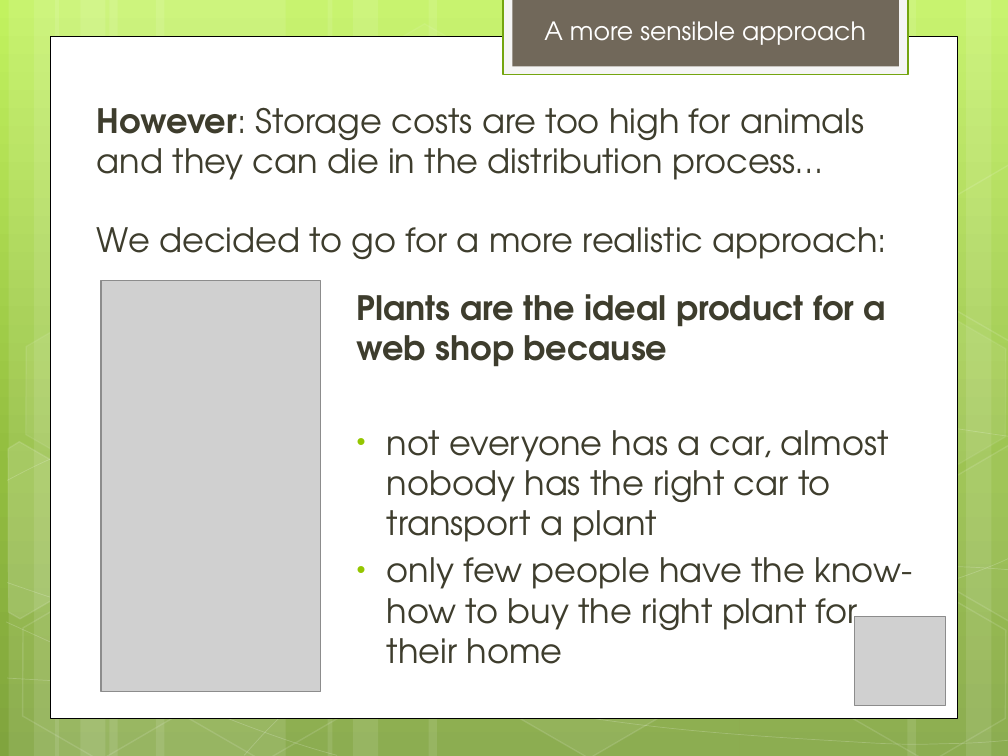
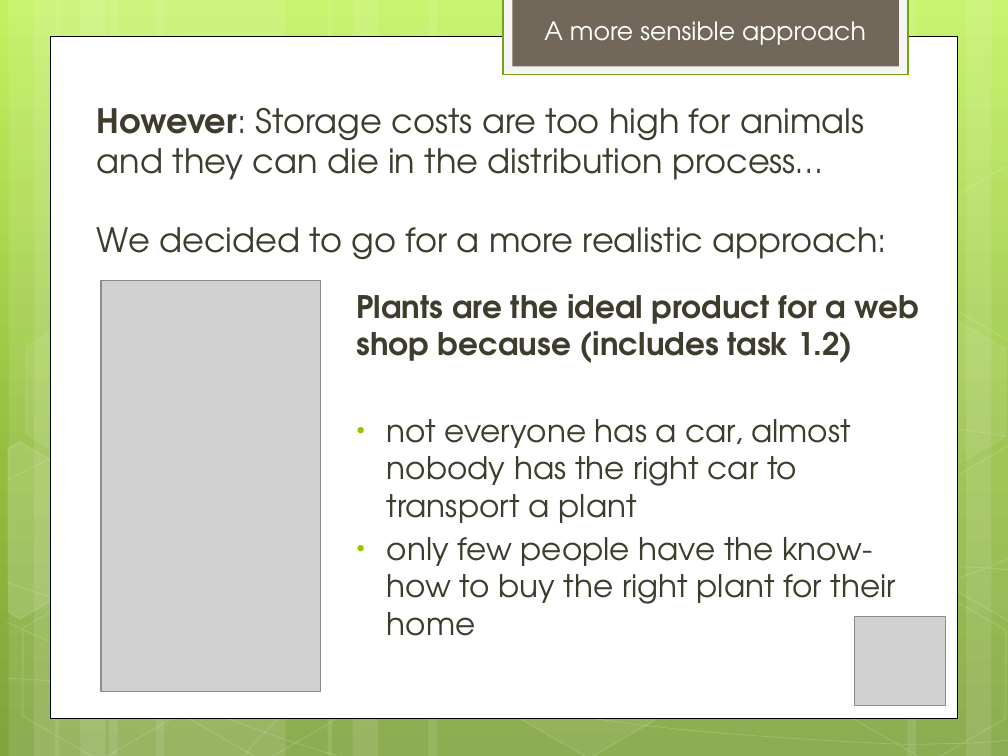
Before and after one commit to ghde/ch.bfh.bti7054.w2014.p.pdz, a slide deck: slide 3 of Plants presentation.pptx. Drawn at 1008x756 pixels with LibreOffice and Linux fonts; fonts in the diff are those of the drawing; grey boxes stand for pictures. Boxes give left, top, right and bottom in pixels: in the first picture for what was removed or moved away, otherwise in the second. Text is boxed around its words. In the diff, an @@ line names an element or a change of style, - is before the commit and + after.

```diff
--- a/Plants presentation.pptx
+++ b/Plants presentation.pptx
@@ text at [357,294,919,363]: text changed; size 24 to 22.2 pt @@
-Plants are the ideal product for a web shop because
+Plants are the ideal product for a web shop because (includes task 1.2)
@@ text at [387,419,896,636]: size 24 to 22.2 pt in "not everyone has a car, almost nobody ...", "only few people have the know-how to ..." @@
```
Also in this commit, not shown: 6 other slides changed.
